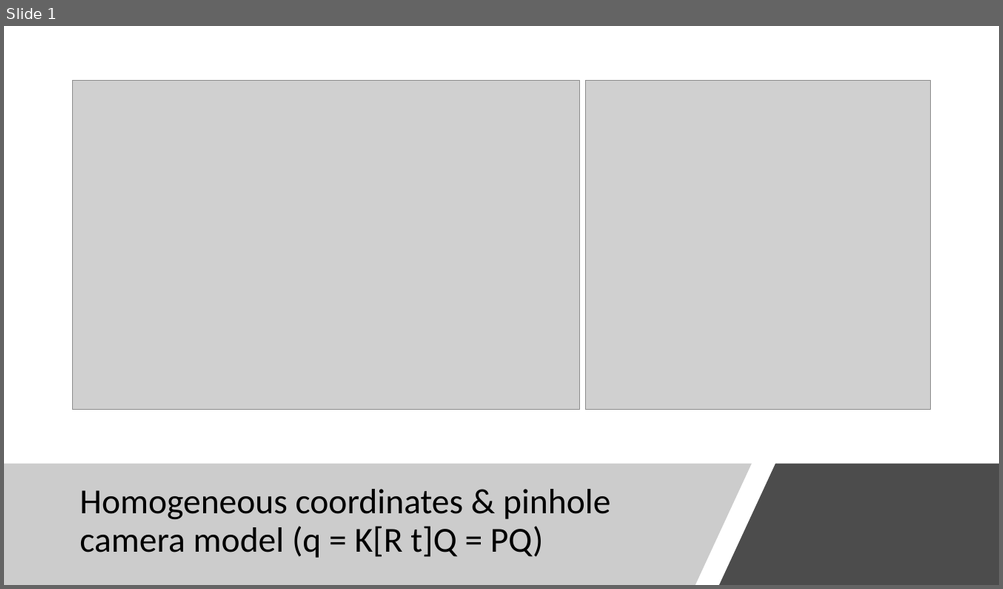
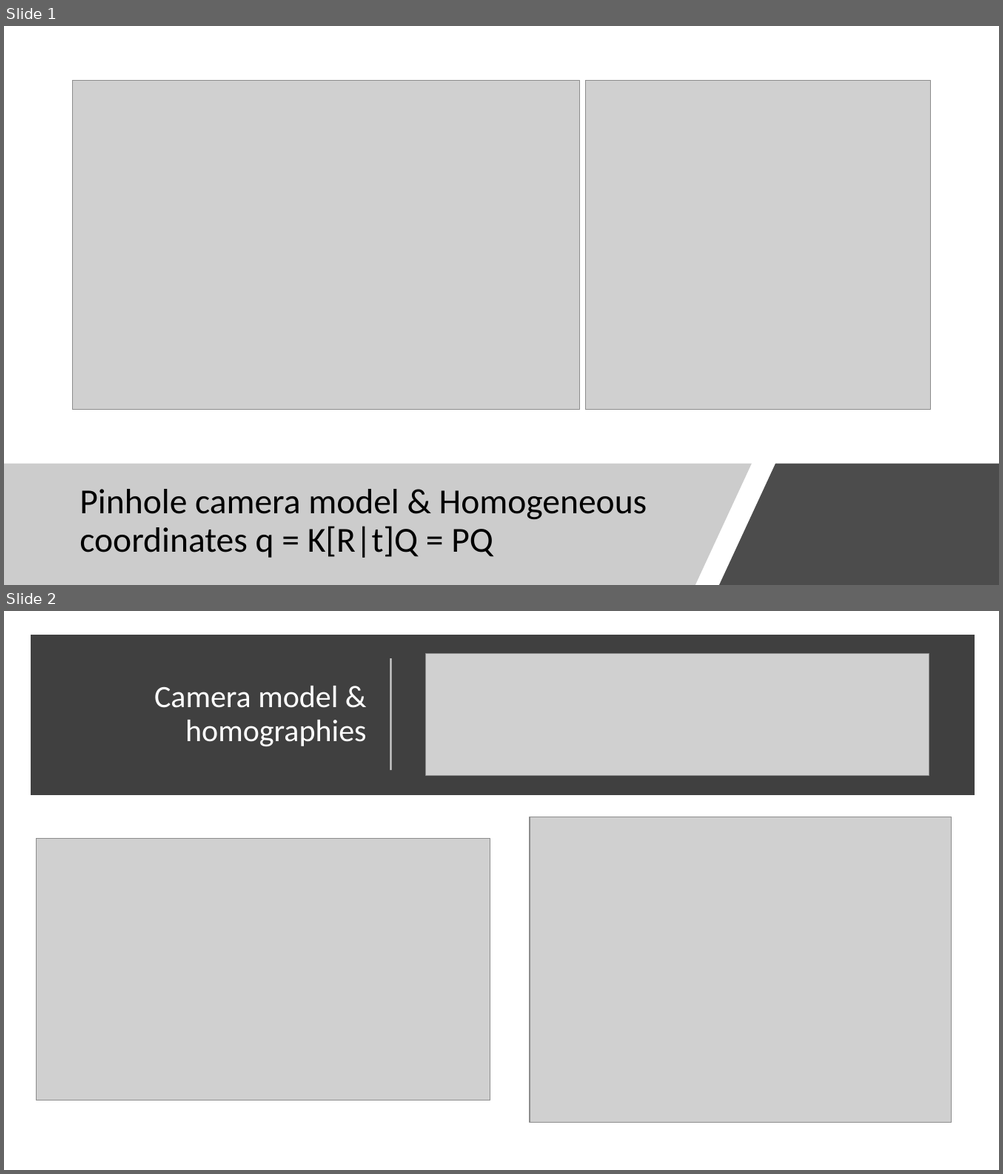
Before and after one commit to gitglob/02504-Computer-Vision, a slide deck: exam/presentation.pptx. Shown one above the other, each under a label of ours: slide 1 before the commit, slides 1 and 2 after it. The pictures are 1003x589 and 1003x1174 pixels, drawn with LibreOffice and Linux fonts; fonts in the diff are those of the drawing; grey boxes stand for pictures. Boxes give left, top, right and bottom in pixels: in the first picture for what was removed or moved away, otherwise in the second. Text is boxed around its words. In the diff, an @@ line names an element or a change of style, - is before the commit and + after.

Commit message:
lecture 2 prep

```diff
--- a/exam/presentation.pptx
+++ b/exam/presentation.pptx
@@ slide 2 added at bbox=[4, 611, 999, 1170], background #FFFFFF @@
@@ rectangle added at bbox=[36, 640, 970, 791], fill #404040, outline #404040 10 pt @@
@@ picture added at bbox=[426, 653, 928, 776] @@
@@ line added from (390, 771) to (390, 659), #FFFFFF 1.5 pt @@
@@ title added at bbox=[154, 686, 366, 746], 30 pt, text #FFFFFF @@
+Camera model & homographies
@@ picture added at bbox=[529, 817, 950, 1123] @@
@@ picture added at bbox=[36, 839, 489, 1100] @@
@@ slide 1 changed as well @@
@@ title at bbox=[79, 489, 647, 558]: text changed @@
-Homogeneous coordinates & pinhole camera model (q = K[R t]Q = PQ)
+Pinhole camera model & Homogeneous coordinates q = K[R|t]Q = PQ
```
Also in this commit, not shown: 1 other file.
